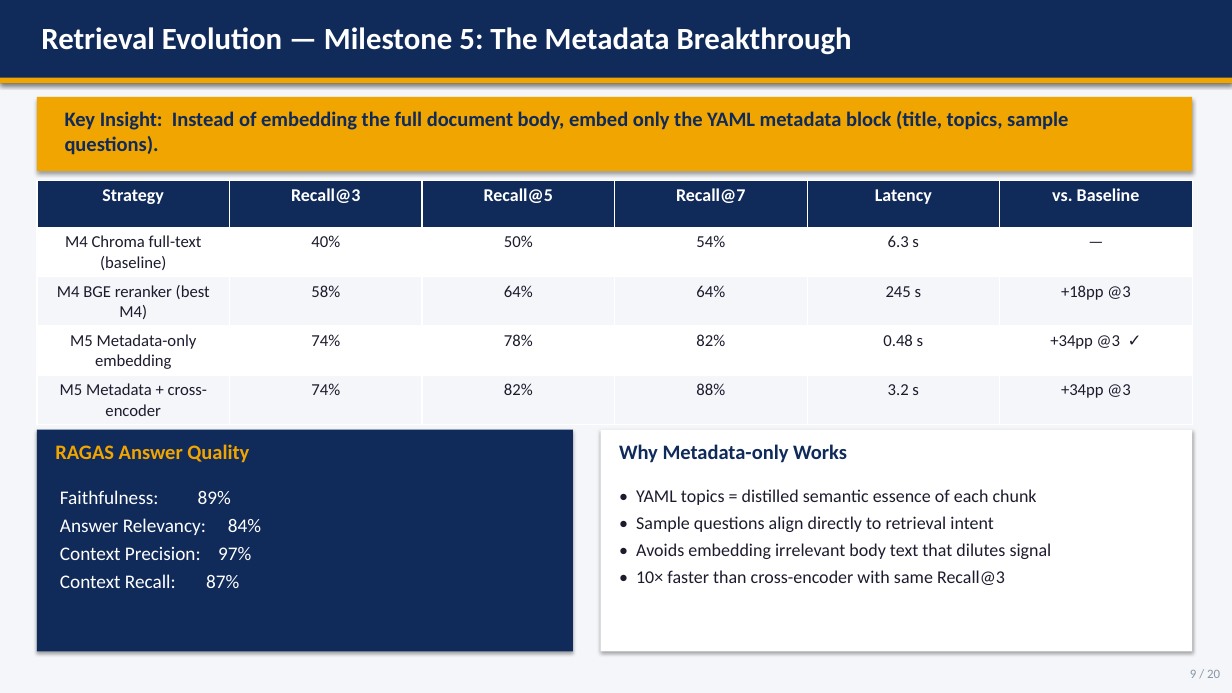
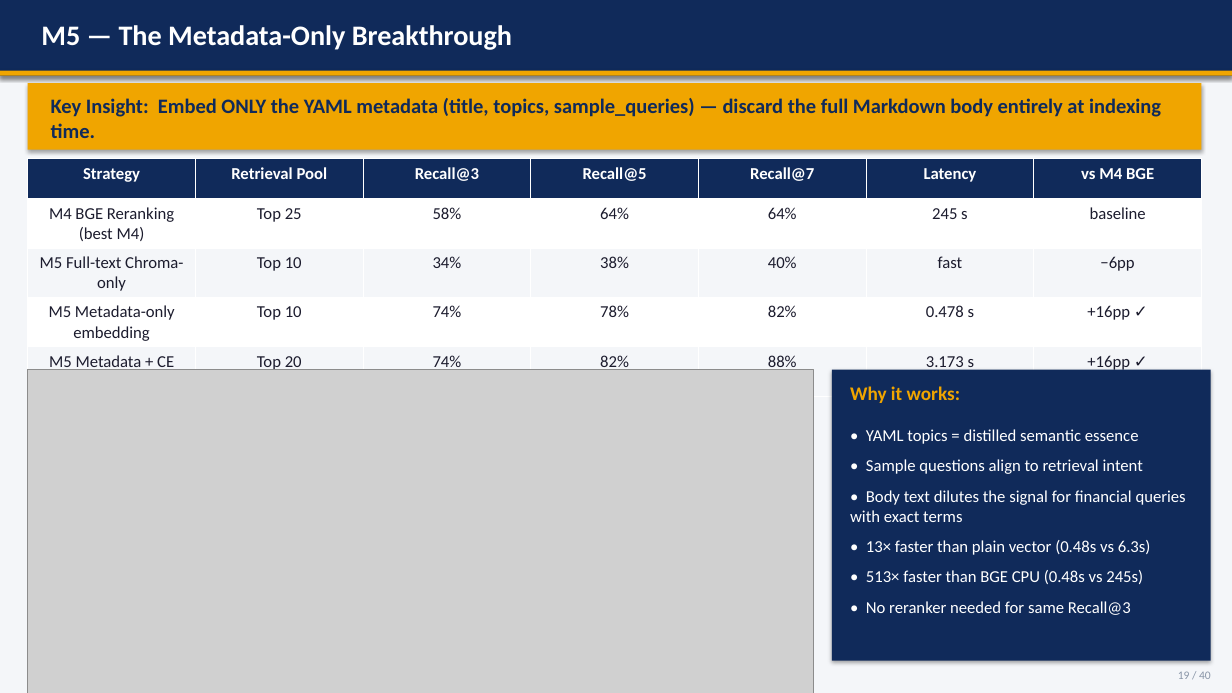
Before and after one commit to nandypi/Group-6-DS-and-AI-Lab-Project, a slide deck: slide 19 of Slides/DSAI_Team_6_Final_Presentation.pptx (slide 9 before the commit). Drawn at 1232x693 pixels with LibreOffice and Linux fonts; fonts in the diff are those of the drawing; grey boxes stand for pictures. Boxes give left, top, right and bottom in pixels: in the first picture for what was removed or moved away, otherwise in the second. Text is boxed around its words. In the diff, an @@ line names an element or a change of style, - is before the commit and + after.

Commit message:
Add comprehensive 40-slide final presentation
Covers all experiments across milestones 4–6:
- M4: Vector-only, HyDE, Raw+HyDE RRF, BGE CPU reranker
- M5: Full-text CPU/GPU, T4 weight sweep (body 0.0→1.0), metadata-only
  breakthrough (74/78/82%), metadata + cross-encoder (74/82/88%),
  RAGAS Pipeline A scores
- M6: BM25-only, Hybrid RRF + CE reranker, Hybrid RRF production
  (76/86/88% @ 0.5 s), routing 100%, numeric fidelity 100%,
  FastAPI + Streamlit + Docker deployment

Includes master journey chart, latency log-scale comparison,
category-wise recall, RAGAS bar charts, and GPU weight sweep plot.

```diff
--- a/Slides/DSAI_Team_6_Final_Presentation.pptx
+++ b/Slides/DSAI_Team_6_Final_Presentation.pptx
@@ rectangle: place and size @@
-rectangle at [0,0,1232,83]
+rectangle at [0,0,1232,76]
@@ text at [41,25,512,50]: text changed; size 24 to 22 pt @@
-Retrieval Evolution — Milestone 5: The Metadata Breakthrough
+M5 — The Metadata-Only Breakthrough
@@ rectangle: place and size @@
-rectangle at [0,78,1232,83]
+rectangle at [0,71,1232,77]
@@ rectangle: place and size @@
-rectangle at [37,97,1192,171]
+rectangle at [28,83,1202,150]
@@ text at [51,98,1161,138]: text changed @@
-Key Insight: Instead of embedding the full document body, embed only the YAML metadata block (title, topics, sample questions).
+Key Insight: Embed ONLY the YAML metadata (title, topics, sample_queries) — discard the full Markdown body entirely at indexing time.
@@ table at [28,159,1199,375] @@
-column 1: Strategy | M4 Chroma full-text (baseline) | M4 BGE reranker (best M4) | M5 Metadata-only embedding | M5 Metadata + cross-encoder
-column 2: Recall@3 | 40% | 58% | 74% | 74%
-column 3: Recall@5 | 50% | 64% | 78% | 82%
-column 4: Recall@7 | 54% | 64% | 82% | 88%
-column 5: Latency | 6.3 s | 245 s | 0.48 s | 3.2 s
-column 6: vs. Baseline | — | +18pp @3 | +34pp @3 ✓ | +34pp @3
+column 1: Strategy | M4 BGE Reranking (best M4) | M5 Full-text Chroma-only | M5 Metadata-only embedding | M5 Metadata + CE Reranker
+column 2: Retrieval Pool | Top 25 | Top 10 | Top 10 | Top 20
+column 3: Recall@3 | 58% | 34% | 74% | 74%
+column 4: Recall@5 | 64% | 38% | 78% | 82%
+column 5: Recall@7 | 64% | 40% | 82% | 88%
+column 6: Latency | 245 s | fast | 0.478 s | 3.173 s
+column 7: vs M4 BGE | baseline | −6pp | +16pp ✓ | +16pp ✓
@@ table: place and size @@
-table at [37,180,1190,420]
+table at [28,159,1199,375]
@@ picture added at [28,370,813,693] @@
@@ rectangle added at [832,370,1211,661], fill #102A5A @@
@@ text at [850,386,960,403]: text changed; size 16 to 15 pt; text colour #102A5A to #F0A500 @@
-Why Metadata-only Works
+Why it works:
@@ rectangle removed at [37,430,573,652] @@
@@ text removed at [55,444,249,463] @@
-RAGAS Answer Quality
@@ rectangle removed at [601,430,1192,652] @@
@@ text at [850,429,1186,615]: text changed; size 14 to 13 pt; text colour #1C1C2E to #FFFFFF @@
-• YAML topics = distilled semantic essence of each chunk
-• Sample questions align directly to retrieval intent
-• Avoids embedding irrelevant body text that dilutes signal
-• 10× faster than cross-encoder with same Recall@3
+• YAML topics = distilled semantic essence
+• Sample questions align to retrieval intent
+• Body text dilutes the signal for financial queries with exact terms
+• 13× faster than plain vector (0.48s vs 6.3s)
+• 513× faster than BGE CPU (0.48s vs 245s)
+• No reranker needed for same Recall@3
@@ text removed at [60,490,261,588] @@
-Faithfulness: 89%
-Answer Relevancy: 84%
-Context Precision: 97%
-Context Recall: 87%
@@ text added at [1178,671,1211,679], 9 pt, text #8A96A8 @@
+19 / 40
@@ text removed at [1190,670,1220,678] @@
-9 / 20
```
Also in this commit, not shown: 13 other slides changed, 26 slides added, 6 slides removed.
